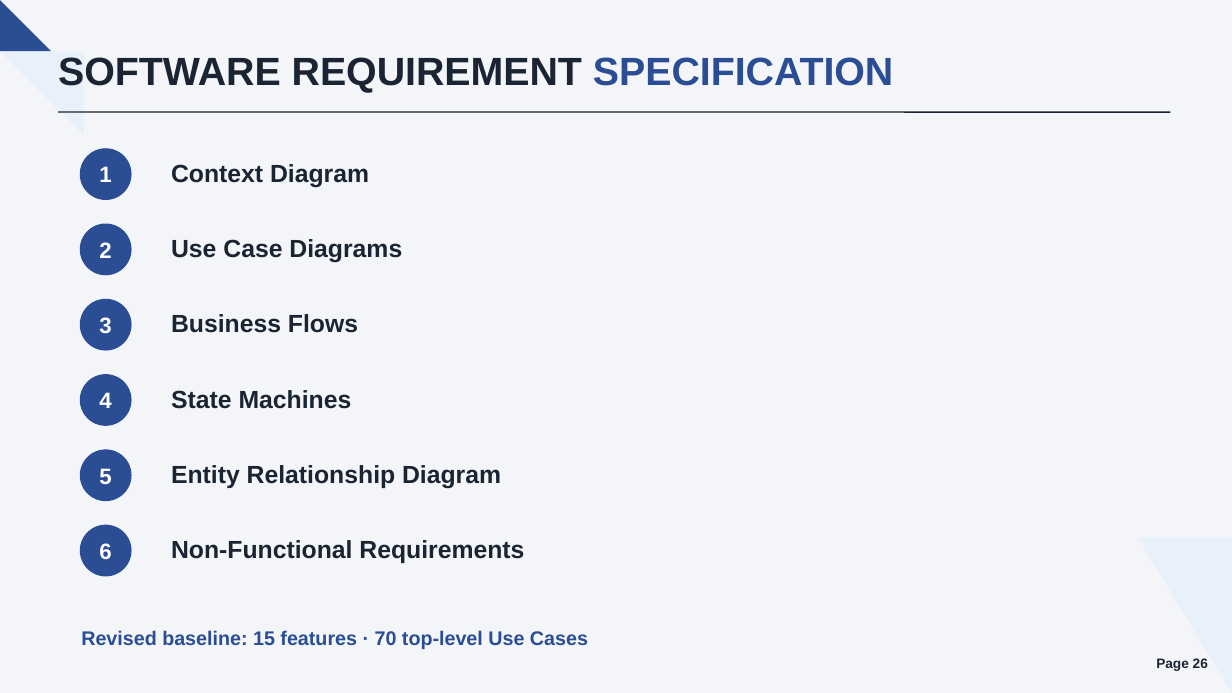
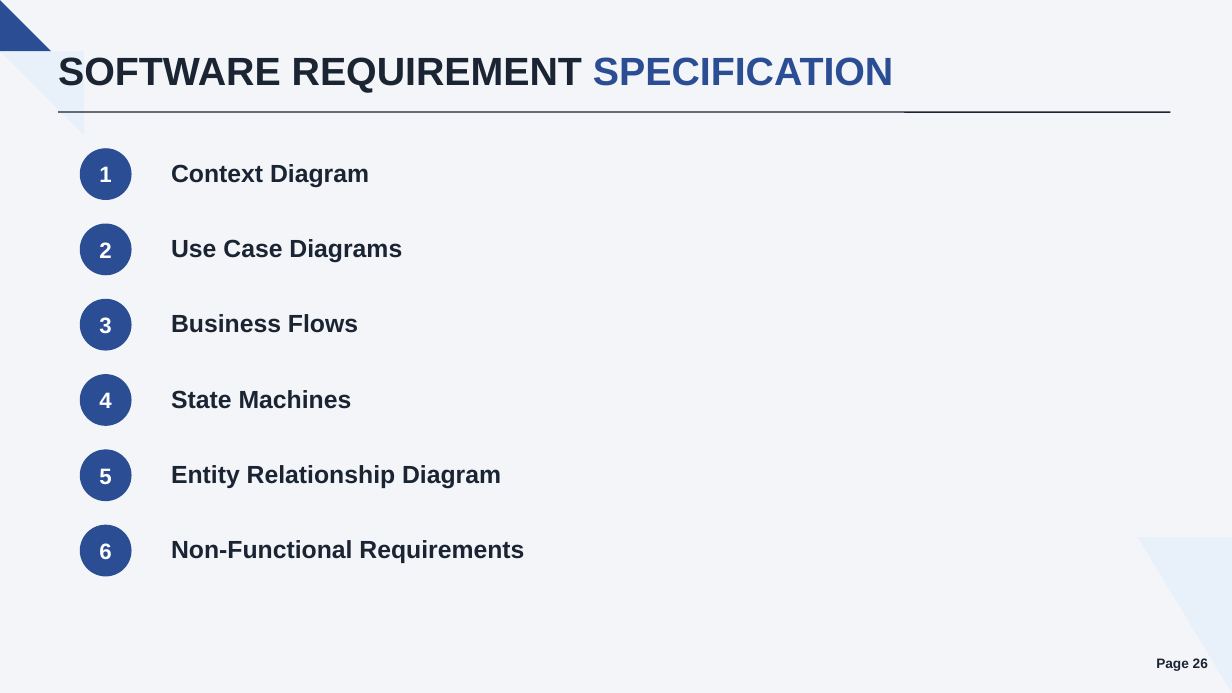
Before and after one commit to callmehai/FU-FA26-G116, a slide deck: slide 26 of docs/08-reports/source/TrustCabinet_Report.pptx. Drawn at 1232x693 pixels with LibreOffice and Linux fonts; fonts in the diff are those of the drawing. Boxes give left, top, right and bottom in pixels: in the first picture for what was removed or moved away, otherwise in the second. Text is boxed around its words. In the diff, an @@ line names an element or a change of style, - is before the commit and + after.

```diff
--- a/docs/08-reports/source/TrustCabinet_Report.pptx
+++ b/docs/08-reports/source/TrustCabinet_Report.pptx
@@ text removed at (x1=81, y1=630, x2=588, y2=649) @@
-Revised baseline: 15 features · 70 top-level Use Cases
```
Also in this commit, not shown: 9 other slides changed, 38 other files.
